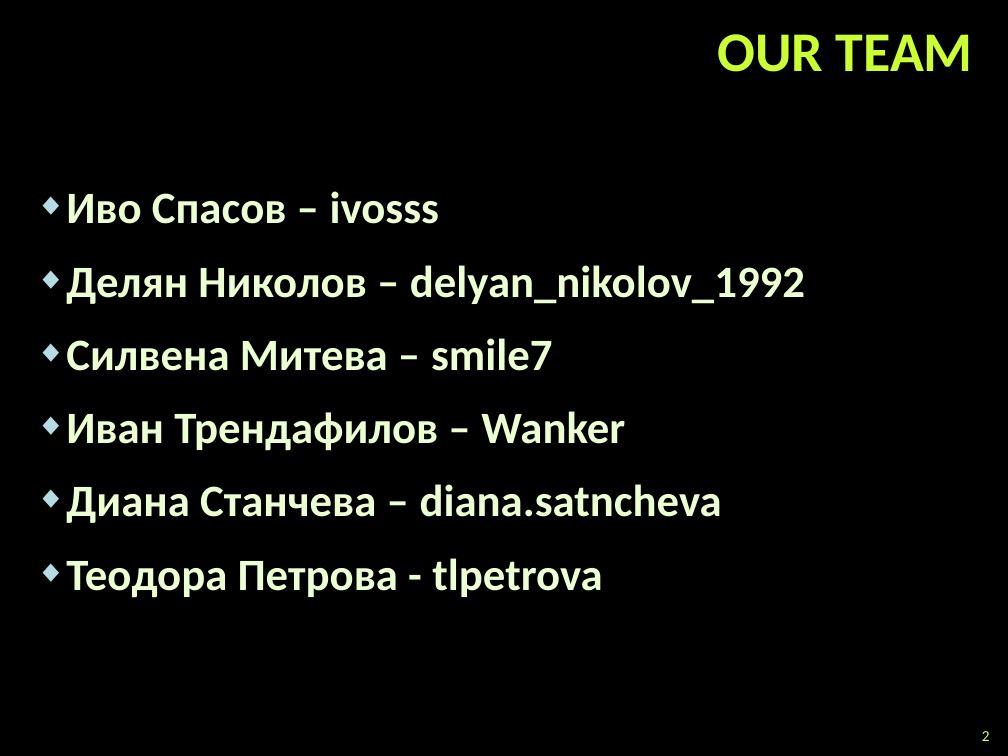
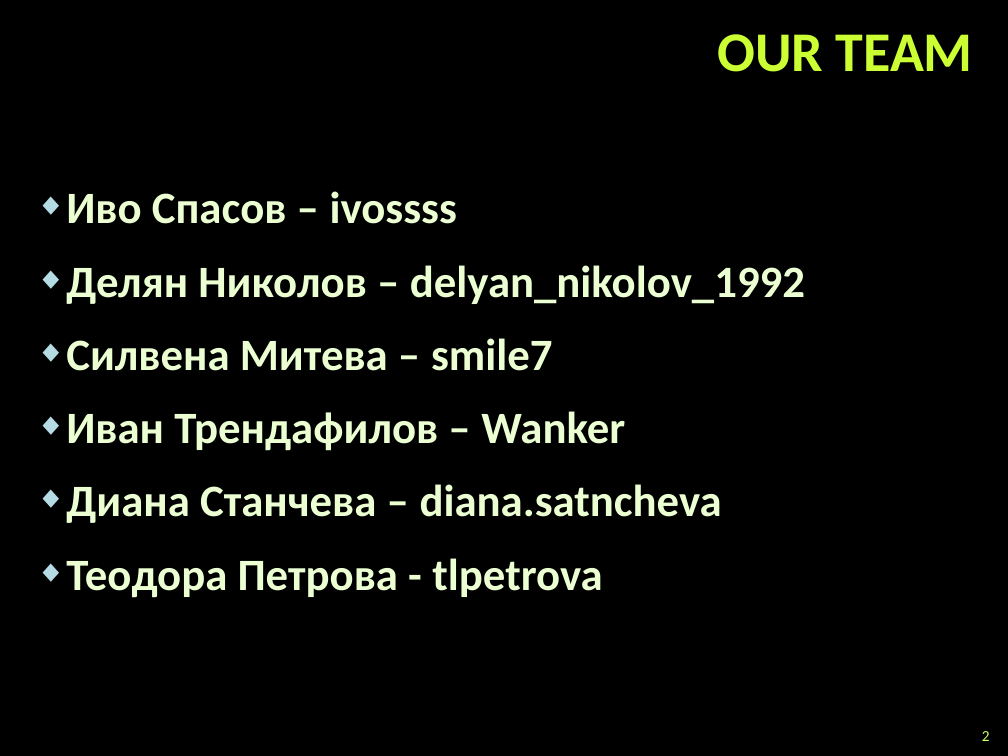
Before and after one commit to diana-stancheva/TomasHardy, a slide deck: slide 2 of TomasHardyGame/presentation.pptx. Drawn at 1008x756 pixels with LibreOffice and Linux fonts; fonts in the diff are those of the drawing; background and template pictures are left out. Boxes give left, top, right and bottom in pixels: in the first picture for what was removed or moved away, otherwise in the second. Text is boxed around its words. In the diff, an @@ line names an element or a change of style, - is before the commit and + after.

```diff
--- a/TomasHardyGame/presentation.pptx
+++ b/TomasHardyGame/presentation.pptx
@@ text at box(66, 191, 457, 224): text changed @@
-◆ Иво Спасов – ivosss
+◆ Иво Спасов – ivossss
```
Also in this commit, not shown: 2 other files.
